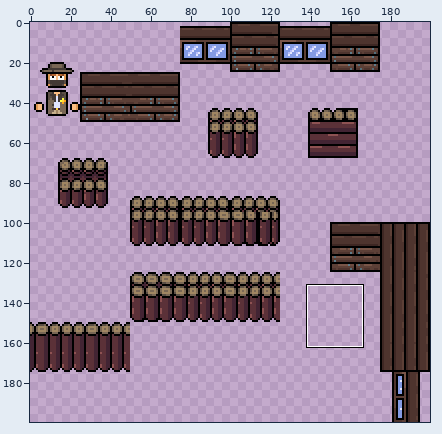
Pixel-art file: Assets/Graphics/Sprites/walls.aseprite. The first picture is a wide view before the edit; the outline marks the close-up.
Close-up. Before:
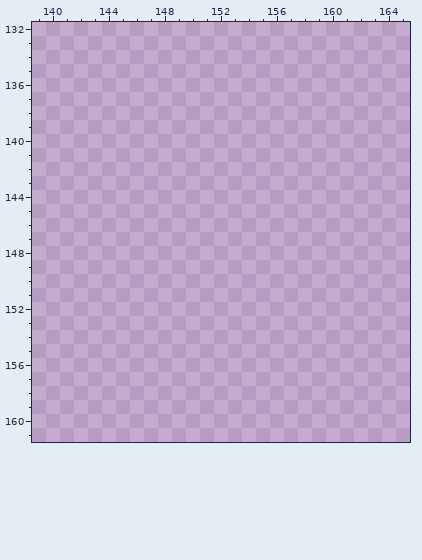
200x200 pixels, 1 frame. Shown: x 139..165, y 132..161. The commit also changed other parts of the picture, which this record leaves out.
After the commit:
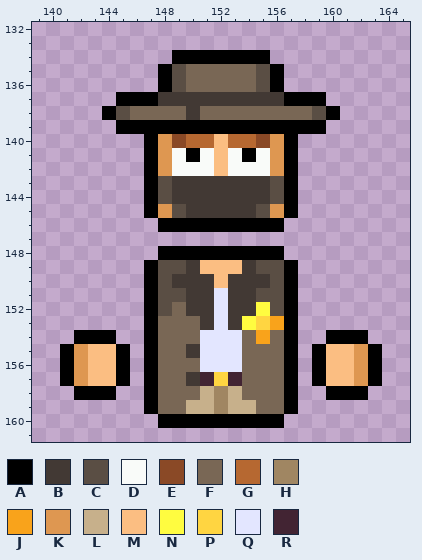
Palette (. is transparent): A #000000  B #423934  C #5a4e44  D #f9fbf9  E #8a4926  F #796755  G #b66831  H #a08662  J #f9a31b  K #de9751  L #c7b08b  M #fbbe82  N #fffc40  P #ffd541  Q #e3e6ff  R #422433
The exact change:
Changed rows in their new state; - is an unchanged pixel.
first column x 141:
134 --------AAAAAAA--------
135 -------ACFFFFFCA-------
136 -------ACFFFFFCA-------
137 ----AAABBBBBBBBBAAA----
138 ---ACFFFFBFFFFFFFFCA---
139 ----AAAAAAAAAAAAAAA----
140 ------AKEGGMGGEKA------
141 ------AKDADMDADKA------
142 ------AKDDDMDDDKA------
143 ------ACBBBBBBBCA------
144 ------ACBBBBBBBCA------
145 ------AKCBBBBBCKA------
146 -------AAAAAAAAA-------
148 -------AAAAAAAAA-------
149 ------ACCBMMMBCCA------
150 ------ACBBBMBBBCA------
151 ------ACCBBQBBCCA------
152 ------ACFBBQBBNCA------
153 ------AFFFBQBNPJA------
154 -AAA--AFFFQQQFJFA--AAA-
155 AKMMA-AFFBQQQFFFA-AMMKA
156 AKMMA-AFFFQQQFFFA-AMMKA
157 AKMMA-AFFBRPRFFFA-AMMKA
158 -AAA--AFFFLHLFFFA--AAA-
159 ------AFFLLHLLFFA------
160 -------AAAAAAAAA-------
Boxes around the changes in both close-ups, in picture pixels (x1, y1, x2, y2):
added: (60, 50, 382, 428)
